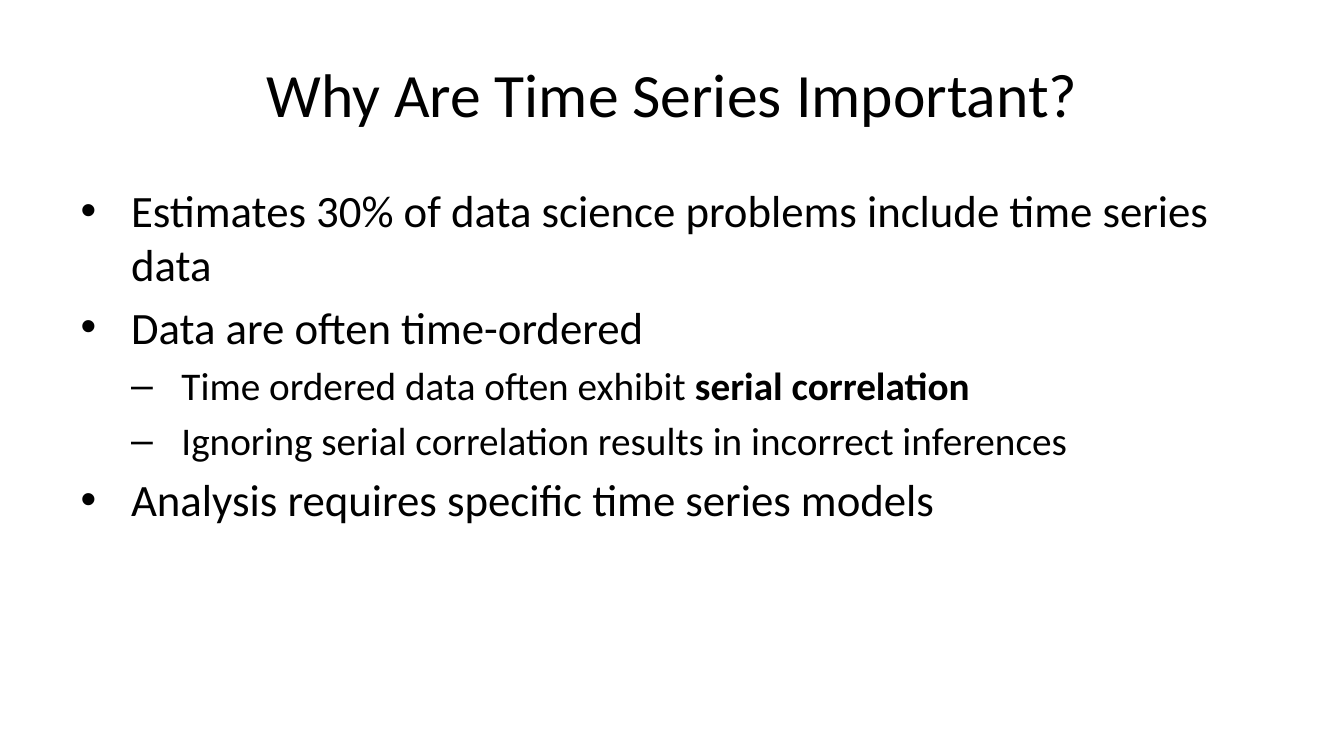
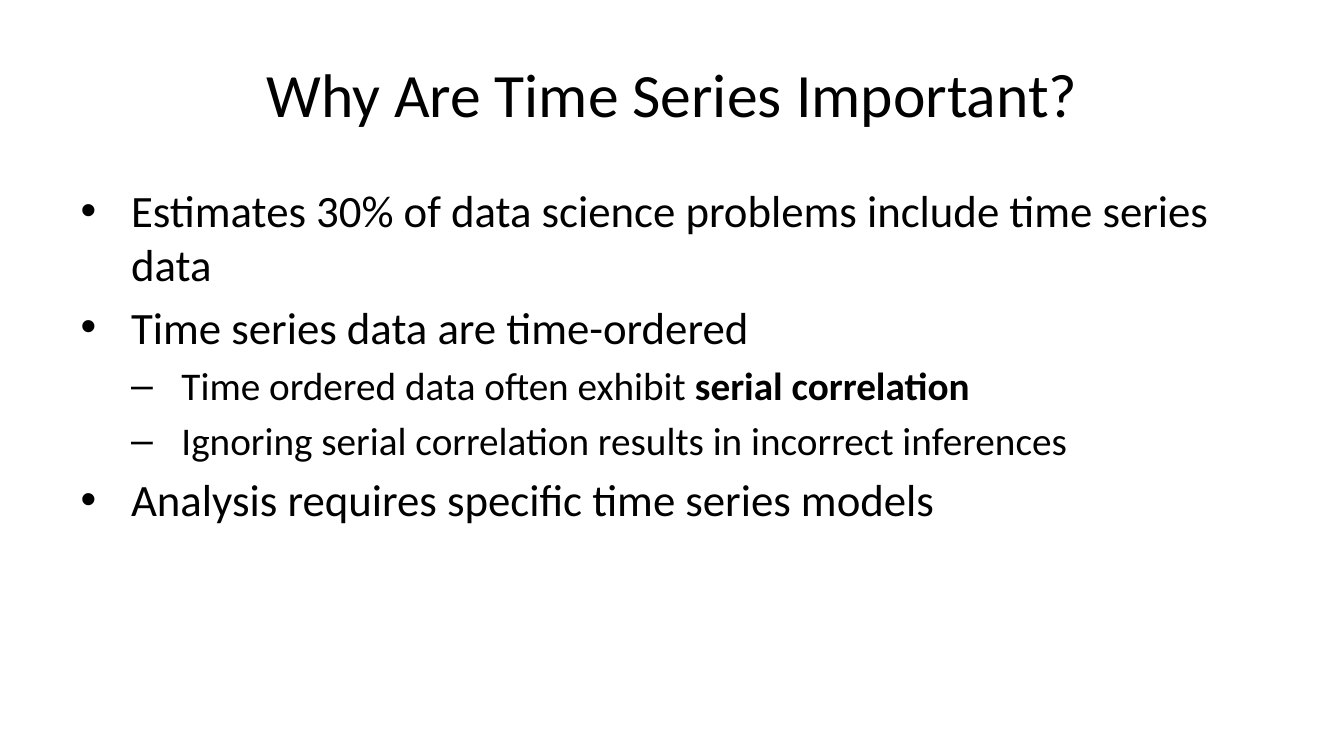
Before and after one commit to StephenElston/CSCI-E-83, a slide deck: slide 2 of LectureSlides/11_IntroductionToTimeSeries.pptx. Drawn at 1344x756 pixels with LibreOffice and Linux fonts; fonts in the diff are those of the drawing. Boxes give left, top, right and bottom in pixels: in the first picture for what was removed or moved away, otherwise in the second. Text is boxed around its words. In the diff, an @@ line names an element or a change of style, - is before the commit and + after.

```diff
--- a/LectureSlides/11_IntroductionToTimeSeries.pptx
+++ b/LectureSlides/11_IntroductionToTimeSeries.pptx
@@ text at <box>131,313,748,345</box>: text changed @@
-• Data are often time-ordered
+• Time series data are time-ordered
```
Also in this commit, not shown: 8 other slides changed, 1 slide added.
